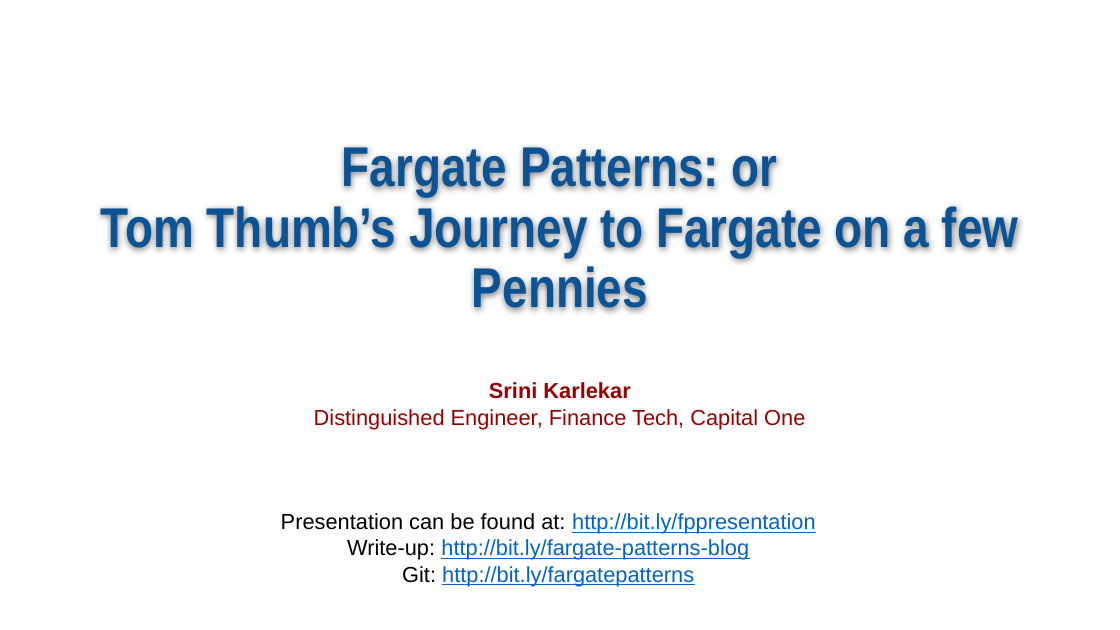
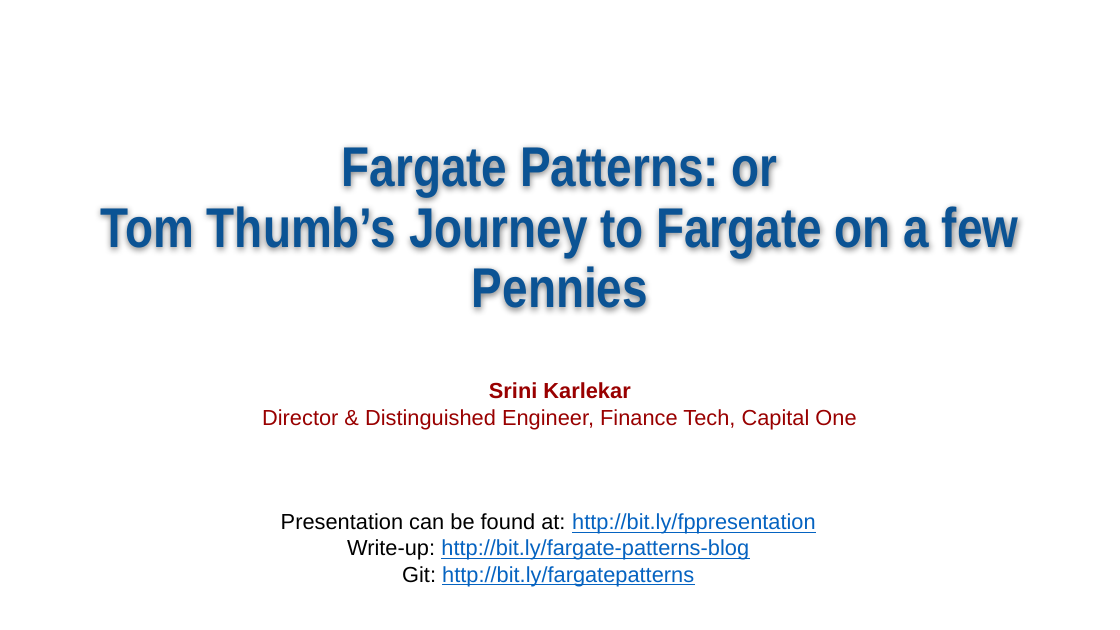
Before and after one commit to skarlekar/fargate-patterns, a slide deck: slide 1 of presentation/Fargate Patterns.pptx. Drawn at 1120x630 pixels with LibreOffice and Linux fonts; fonts in the diff are those of the drawing; background and template pictures are left out. Boxes give left, top, right and bottom in pixels: in the first picture for what was removed or moved away, otherwise in the second. Text is boxed around its words. In the diff, an @@ line names an element or a change of style, - is before the commit and + after.

Commit message:
Updated the presentation

```diff
--- a/presentation/Fargate Patterns.pptx
+++ b/presentation/Fargate Patterns.pptx
@@ text "Srini Karlekar": place and size @@
-text "Srini Karlekar" at [314, 382, 805, 429]
+text "Srini Karlekar" at [262, 382, 856, 429]
@@ text at [262, 409, 856, 429]: text changed @@
-Distinguished Engineer, Finance Tech, Capital One
+Director & Distinguished Engineer, Finance Tech, Capital One
```
